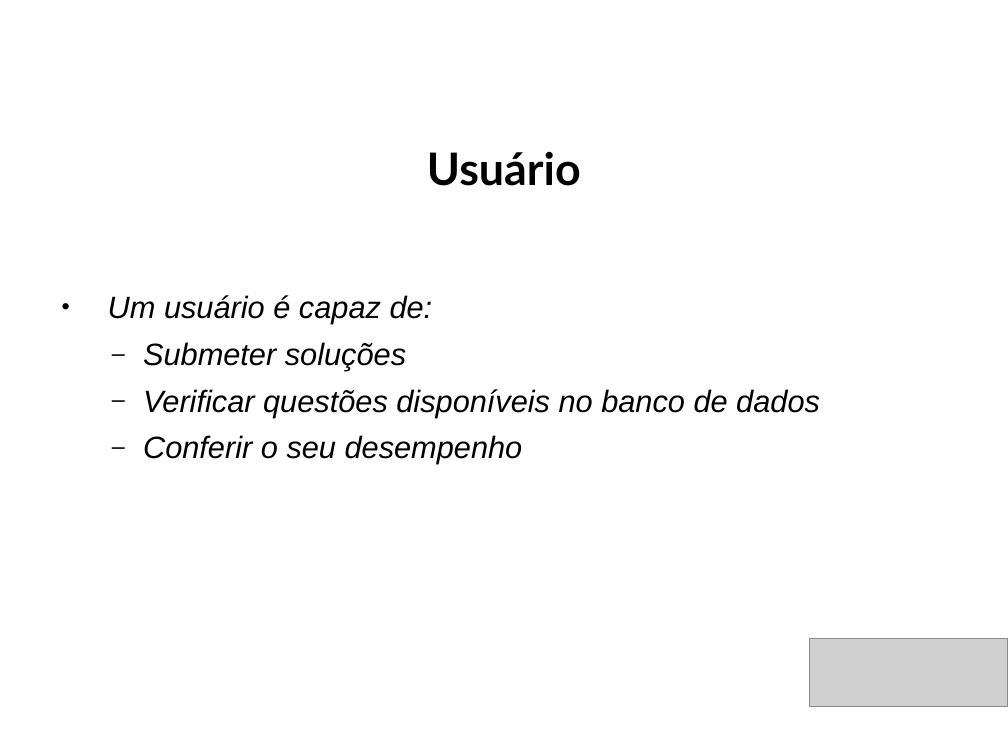
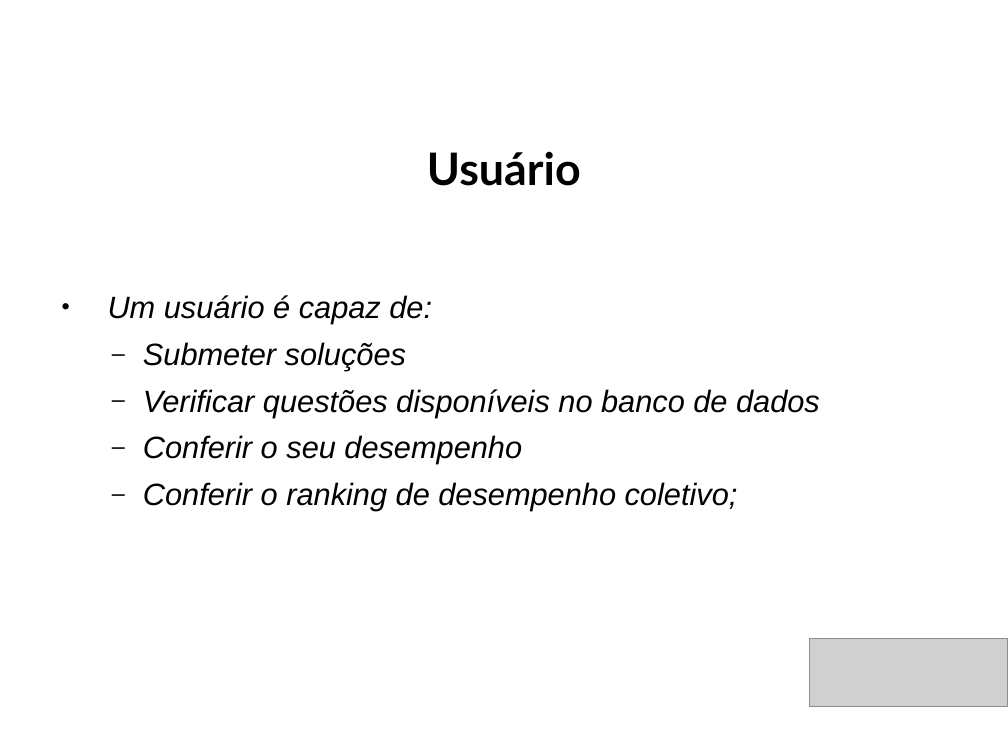
Before and after one commit to carlosrorato/RhydoJudge, a slide deck: slide 4 of RhydoApresentacao.ppt. Drawn at 1008x756 pixels with LibreOffice and Linux fonts; fonts in the diff are those of the drawing; grey boxes stand for pictures; background and template pictures are left out. Boxes give left, top, right and bottom in pixels: in the first picture for what was removed or moved away, otherwise in the second. Text is boxed around its words. In the diff, an @@ line names an element or a change of style, - is before the commit and + after.

```diff
--- a/RhydoApresentacao.ppt
+++ b/RhydoApresentacao.ppt
@@ text at (143, 482, 738, 511): paragraph added @@
+  – Conferir o ranking de desempenho coletivo;
```
Also in this commit, not shown: 6 other slides changed, 4 other files.
